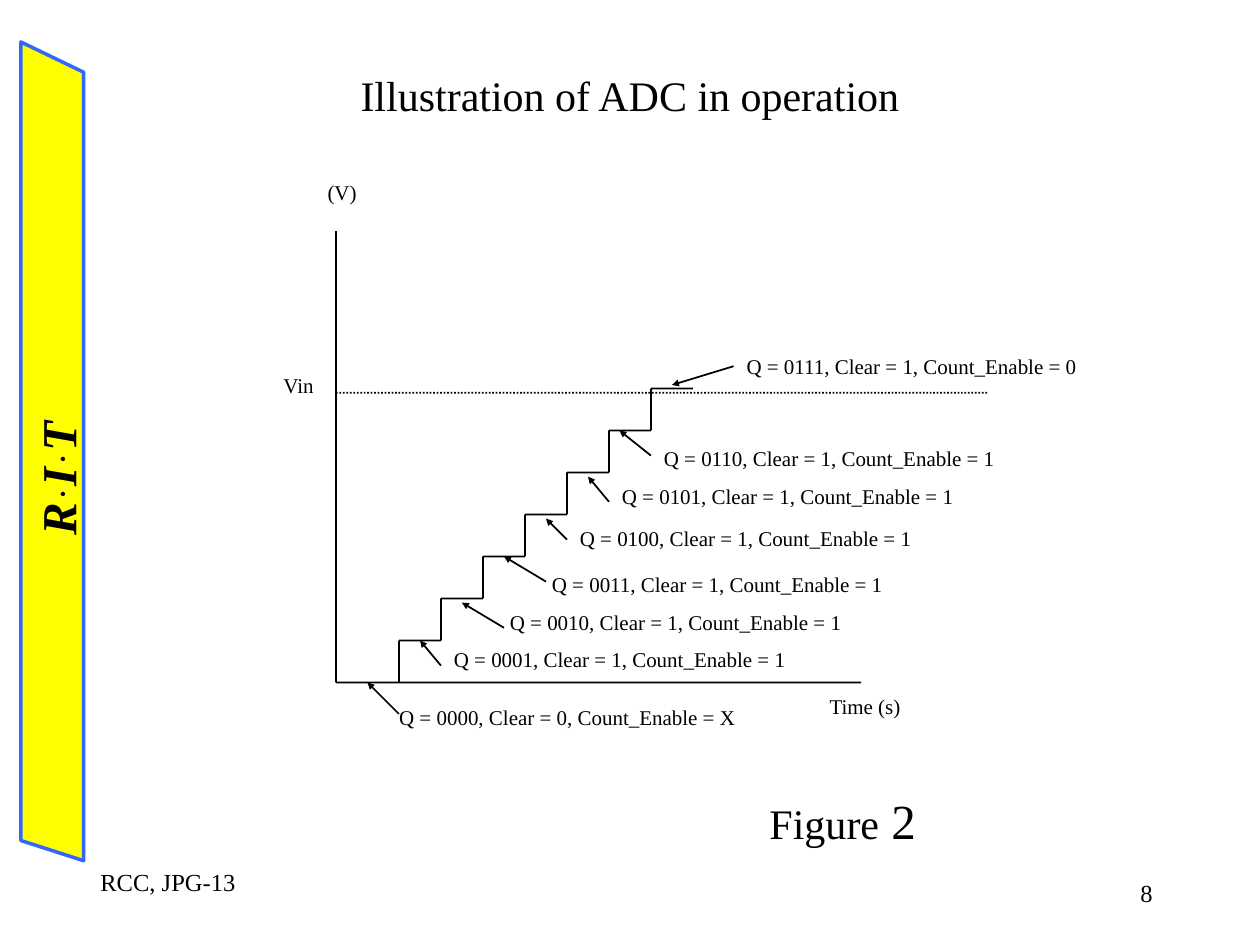
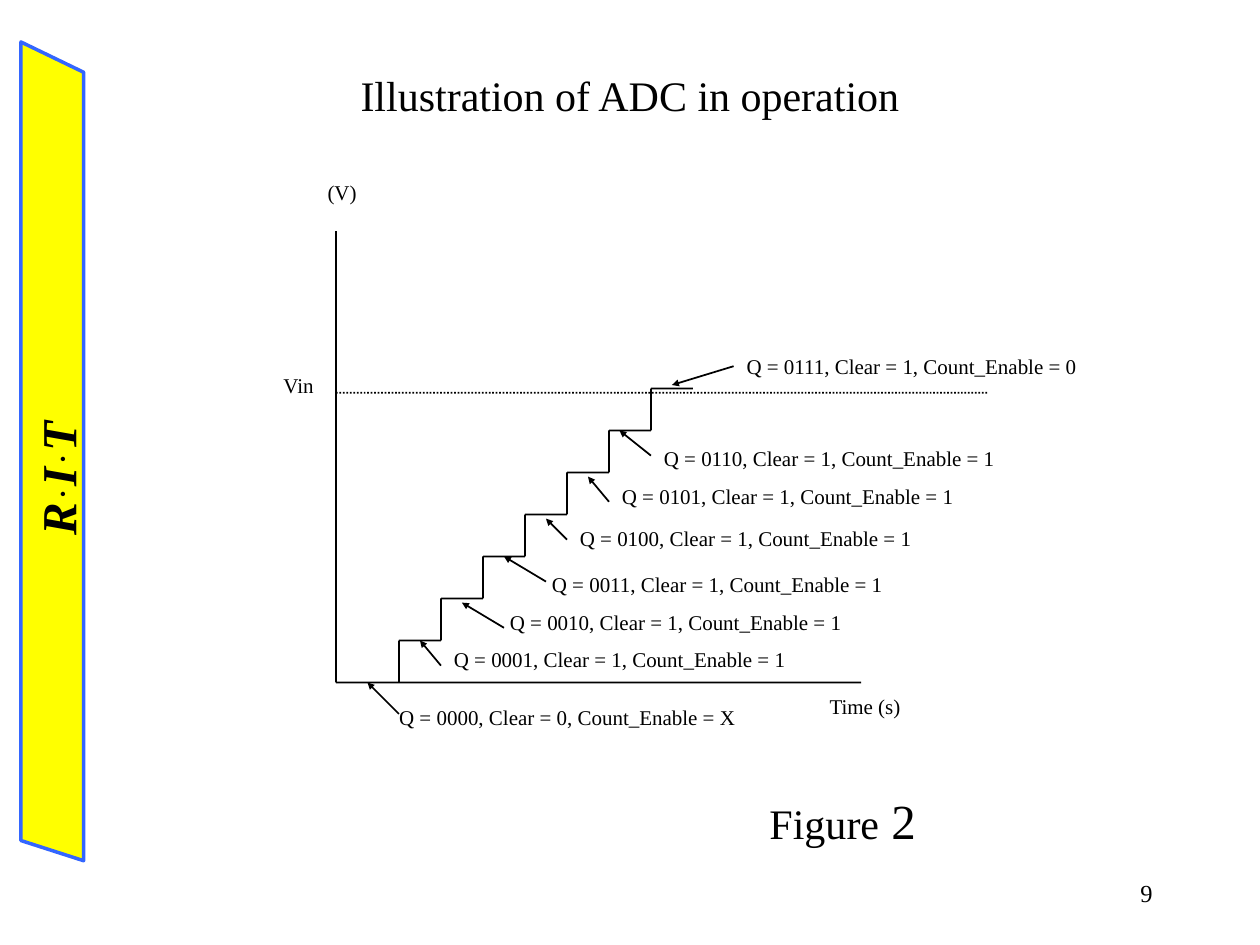
Before and after one commit to blizzardfinnegan/rit2195Notes, a slide deck: slide 9 of EEET-222-03/lab6/lab6.ppt (slide 8 before the commit). Drawn at 1260x945 pixels with LibreOffice and Linux fonts; fonts in the diff are those of the drawing. Boxes give left, top, right and bottom in pixels: in the first picture for what was removed or moved away, otherwise in the second. Text is boxed around its words. In the diff, an @@ line names an element or a change of style, - is before the commit and + after.

```diff
--- a/EEET-222-03/lab6/lab6.ppt
+++ b/EEET-222-03/lab6/lab6.ppt
@@ text removed at <box>100,874,236,895</box> @@
-RCC, JPG-13
@@ page number at <box>1140,885,1152,903</box>: text changed @@
-8
+9
```
Also in this commit, not shown: 12 other slides changed, 3 slides added, 1 slide removed, 51 other files.
